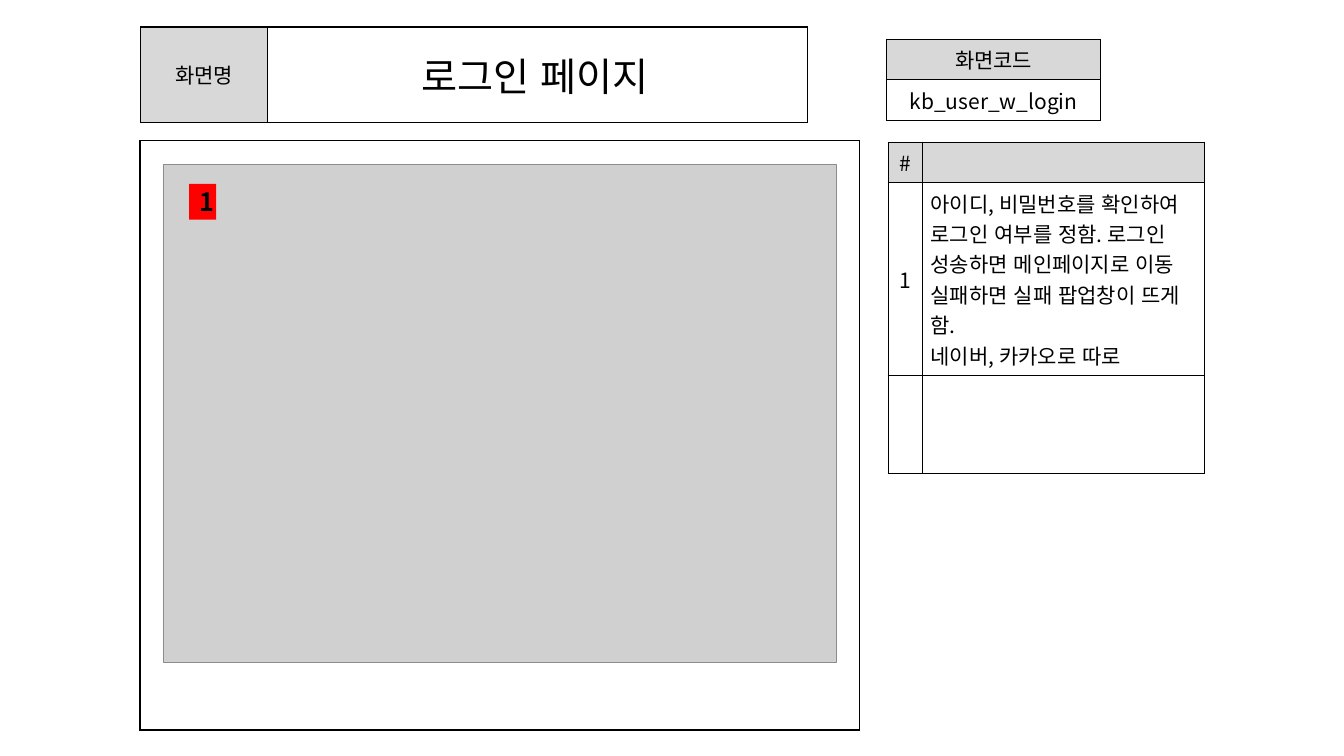
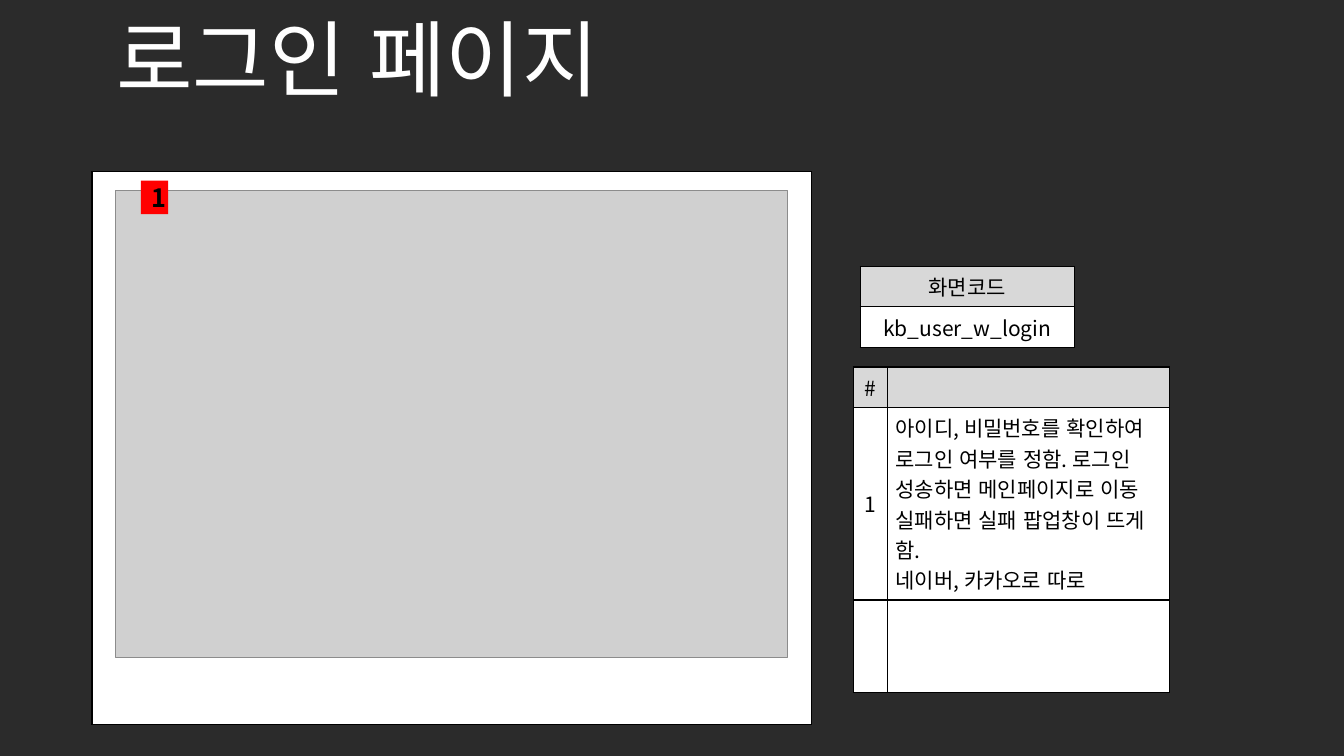
Before and after one commit to ezenteam2/e-Zone, a slide deck: slide 6 of 0 발표용 파워포인트/project05 - 파워포인트 종합 - 기범.pptx (slide 5 before the commit). Drawn at 1344x756 pixels with LibreOffice and Linux fonts; fonts in the diff are those of the drawing; grey boxes stand for pictures; background and template pictures are left out; a plain dark background stands for a picture behind light text. Boxes give left, top, right and bottom in pixels: in the first picture for what was removed or moved away, otherwise in the second. Text is boxed around its words. In the diff, an @@ line names an element or a change of style, - is before the commit and + after.

```diff
--- a/0 발표용 파워포인트/project05 - 파워포인트 종합 - 기범.pptx
+++ b/0 발표용 파워포인트/project05 - 파워포인트 종합 - 기범.pptx
@@ background #FFFFFF to picture (left out) @@
@@ title added at (116, 21, 599, 97), 59.4 pt, text #FFFFFF @@
+로그인 페이지
@@ table removed at (141, 27, 808, 122), 1 rows, 2 columns @@
-화면명 | 로그인 페이지
@@ text removed at (600, 88, 615, 94) @@
-2
@@ text removed at (642, 88, 657, 94) @@
-3
@@ rectangle removed at (670, 87, 698, 122) @@
@@ text removed at (722, 86, 737, 122) @@
-5
@@ rectangle removed at (753, 87, 780, 122) @@
@@ rectangle: place and size @@
-rectangle at (140, 140, 860, 730)
+rectangle at (92, 171, 812, 725)
@@ picture: place and size @@
-picture at (163, 165, 836, 663)
+picture at (115, 191, 787, 657)
@@ rectangle "1": place and size @@
-rectangle "1" at (190, 184, 217, 219)
+rectangle "1" at (141, 180, 168, 214)
@@ table: place and size @@
-table at (886, 39, 1101, 118)
+table at (860, 266, 1075, 345)
@@ table: place and size @@
-table at (888, 142, 1205, 442)
+table at (853, 367, 1170, 657)
```
Also in this commit, not shown: 15 other slides changed, 1 slide added, 1 other file.
